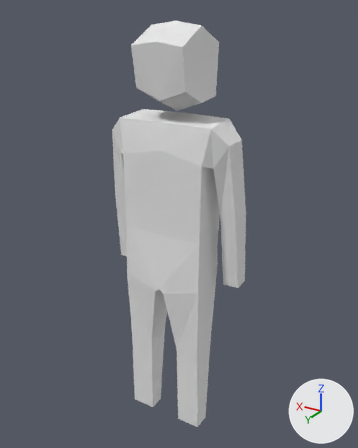
Renders of the Blender file Bites/Assets/Models/enemy.blend from each side of a commit.
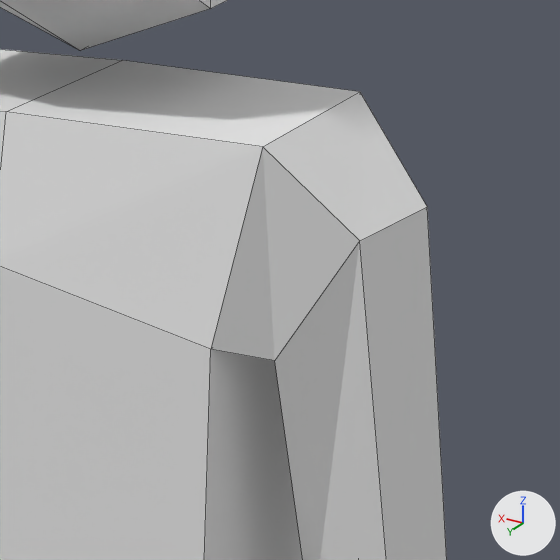
There are two pictures of each version: one whole from a camera (50 mm lens) standing at (-2.17, 3.47, 3.64) and looking at (0.01, -0.15, 1.83), one close up on the part from 45% to 74% of the width and 23% to 46% of the height. The lights are fixed; the arrows at lower right show +X, +Y and +Z. The close-ups show mesh edges as thin lines.
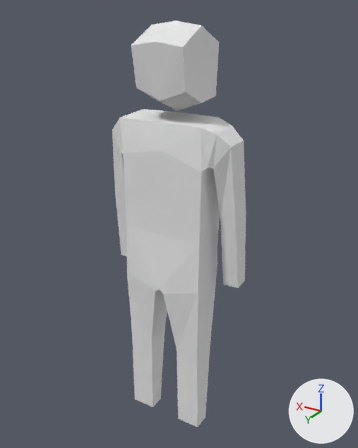
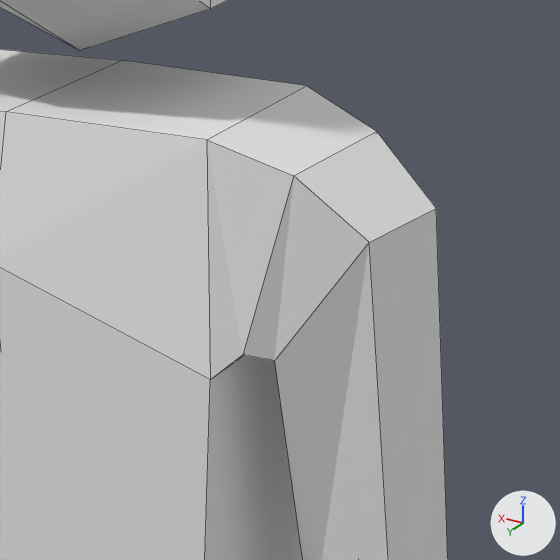
Boxes (x1, y1, x2, y2) around the edits, measured in the close-ups (560 x 560 px):
'Cube.001', reshaped, modifiers changed
    before: (0, 0, 447, 560)
    after: (0, 0, 448, 560)
part 1 of me_cube_001, added
    after: (0, 0, 448, 560)

What changed in the scene script:
```text
Add mat_stakes:
    mat_stakes = diffuse_material('Stakes')
    mat_stakes.base_color = (1.0, 0.736, 0.465)  # beige #ffdfb6
Change me_cube_001:
    used by ob_cube_001; location = (-0.005, 0.002, 1.984); rotation_euler = (0.0646, 0.00107, 0.0023), in degrees (3.7, 0.1, 0.1)
    remove me_cube_001.from_pydata(...)  # 50 vertices, 40 faces; spans x 0.0..0.64, y -0.31..0.29, z -2.17..1.59
    add me_cube_001.from_pydata(...)  # 114 vertices, 104 faces; spans x -0.64..0.64, y -0.31..0.29, z -2.17..1.59
    me_cube_001 part 1
    64 vertices are added at x -0.64..0.05, y -0.31..0.28, z -2.17..1.56
    20 new faces join them, mat_stakes (beige #ffdfb5)
    44 new faces join them, mat_enemy (white #e7e7e7)
    add me_cube_001.materials.append(mat_stakes)  # beige #ffdfb6
Change ob_cube_001:
    remove _m = ob_cube_001.modifiers.new('Mirror', 'MIRROR')
    remove _m.use_clip = True
```
